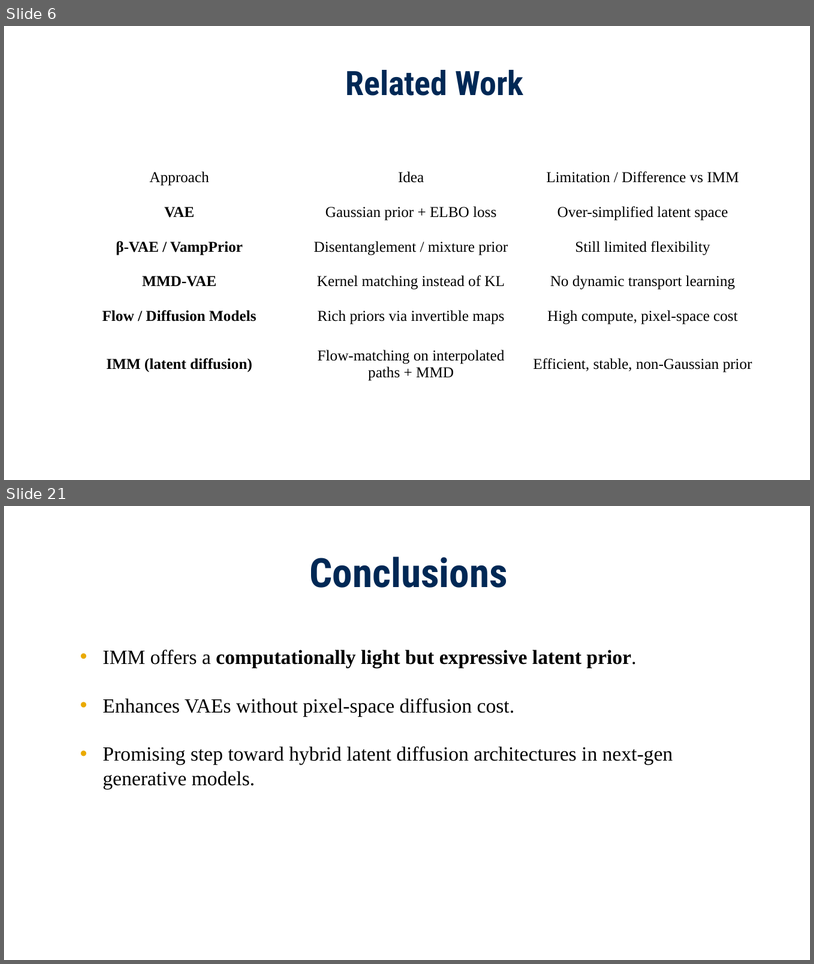
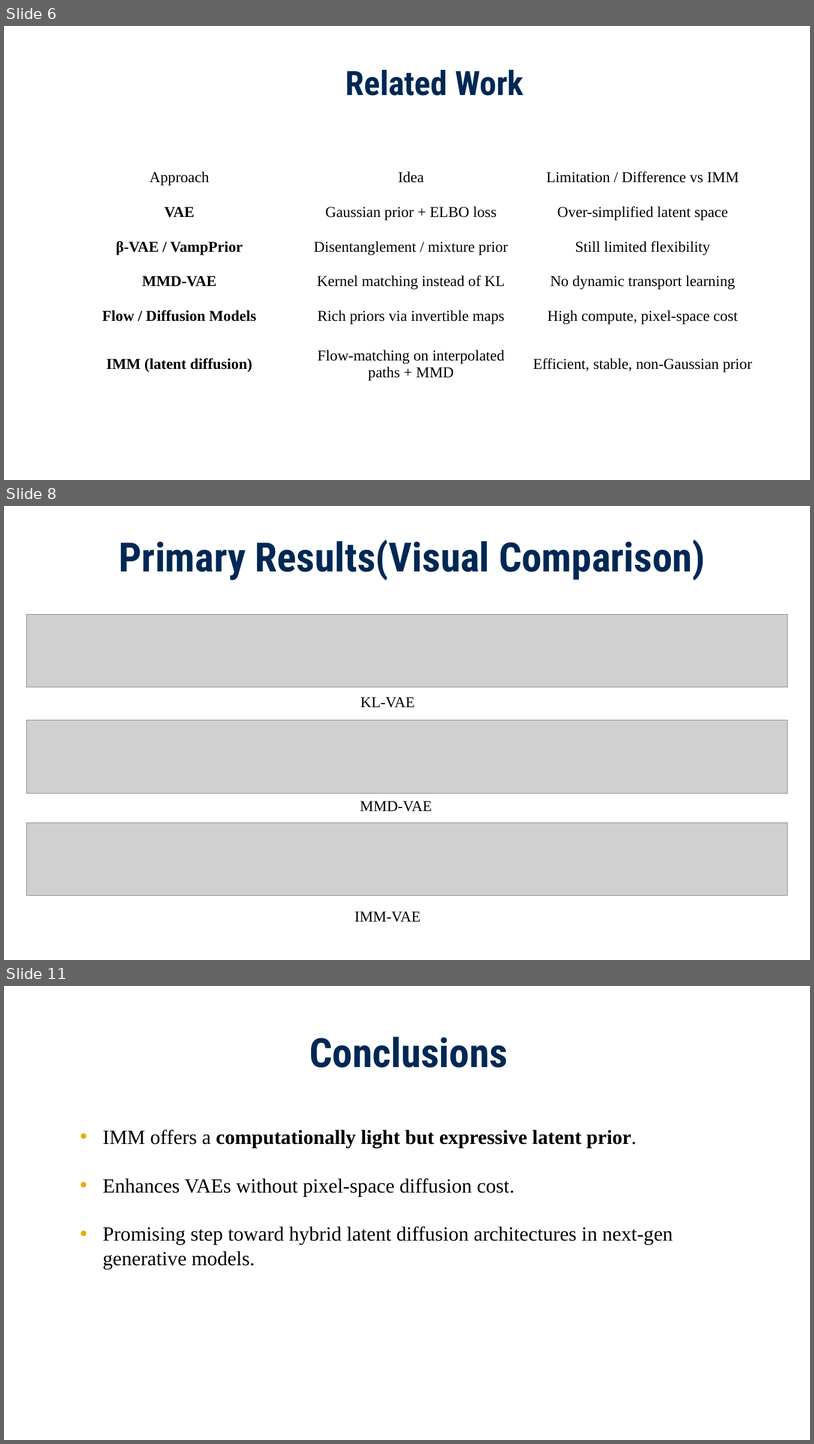
Before and after one commit to imranrimon/imm_vae, a slide deck: IMM_Midterm.pptx. Shown one above the other, each under a label of ours: slides 6 and 21 before the commit, slides 6, 8 and 11 after it; the slides between them are not shown. The pictures are 814x964 and 814x1444 pixels, drawn with LibreOffice and Linux fonts; fonts in the diff are those of the drawing; grey boxes stand for pictures; background and template pictures are left out. Boxes give left, top, right and bottom in pixels: in the first picture for what was removed or moved away, otherwise in the second. Text is boxed around its words. In the diff, an @@ line names an element or a change of style, - is before the commit and + after.

```diff
--- a/IMM_Midterm.pptx
+++ b/IMM_Midterm.pptx
@@ slide 8 added at <box>4,506,810,960</box>, background picture (left out) @@
@@ text added at <box>119,540,705,580</box>, 48 pt, text #002855, bold @@
+Primary Results(Visual Comparison)
@@ picture added at <box>26,614,789,687</box> @@
@@ text added at <box>360,697,414,708</box>, 18 pt, text #000000 @@
+KL-VAE
@@ picture added at <box>26,720,789,793</box> @@
@@ text added at <box>360,801,432,811</box>, 18 pt, text #000000 @@
+MMD-VAE
@@ picture added at <box>26,822,789,895</box> @@
@@ text added at <box>355,911,421,922</box>, 18 pt, text #000000 @@
+IMM-VAE
@@ what was slide 21 is now slide 11 @@
```
Also in this commit, not shown: 4 slides changed, 2 other slides added, 13 slides removed, 1 other file.
